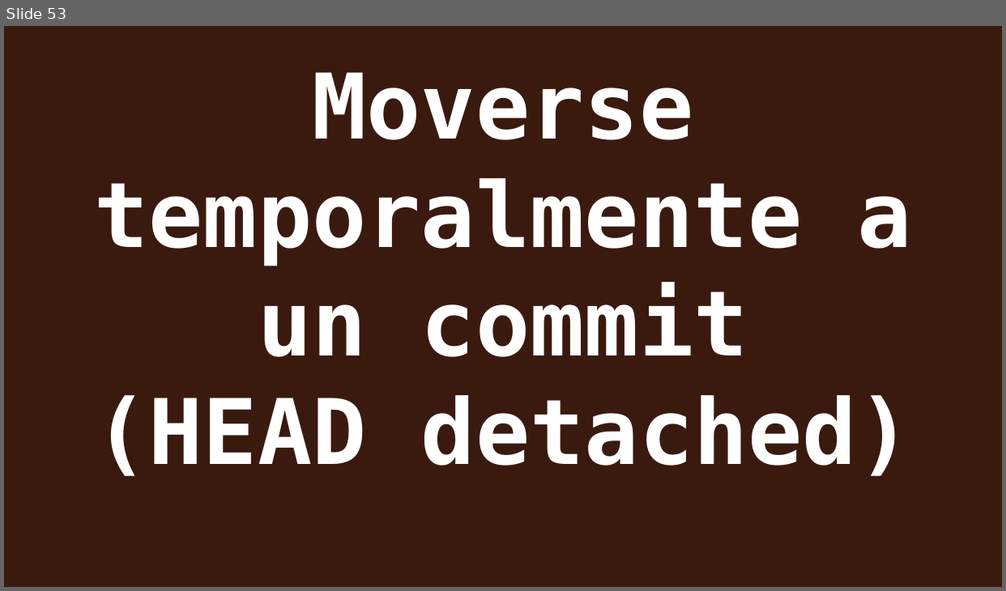
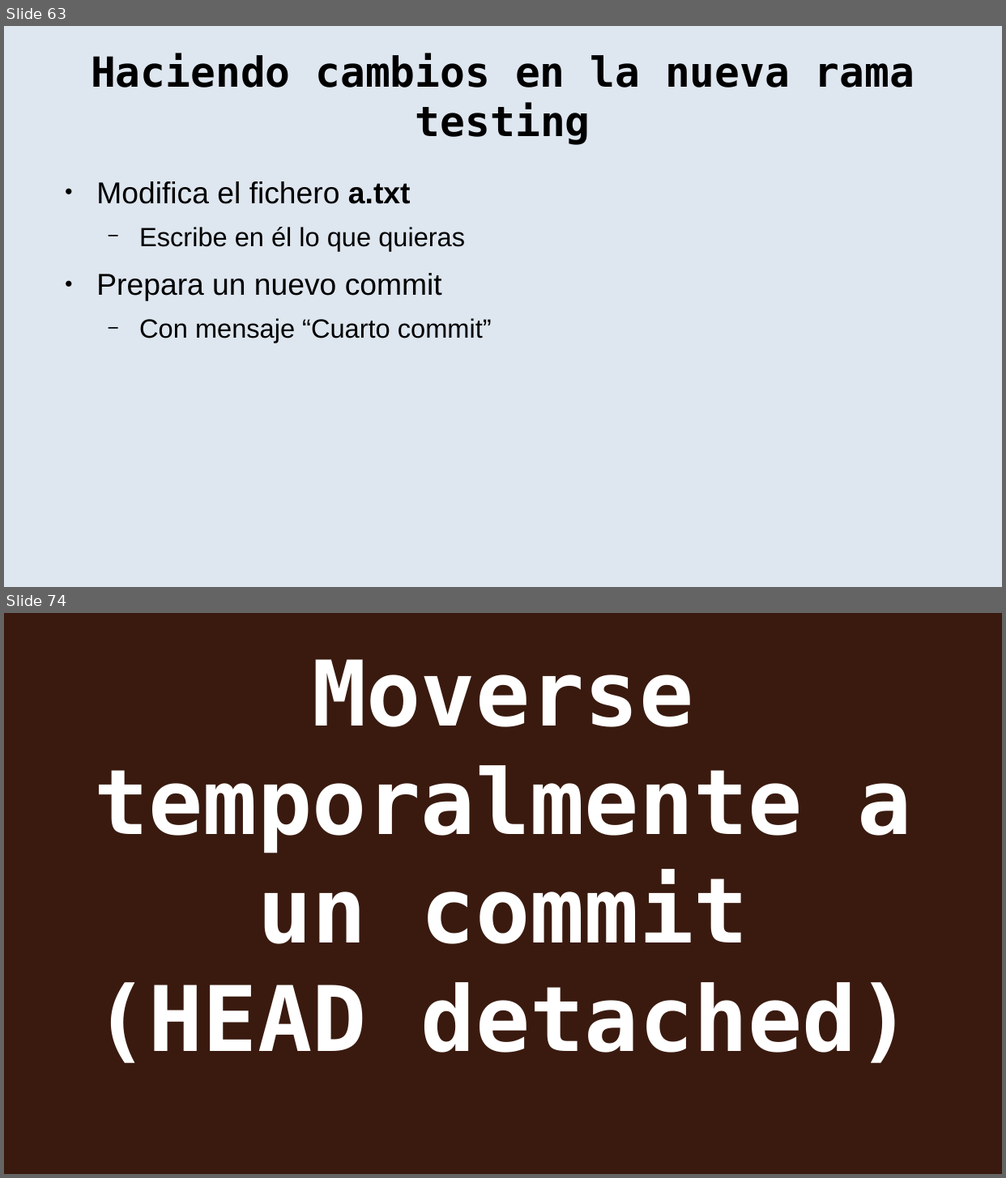
Before and after one commit to rgmf/eed2425, a slide deck: ut/02_control_de_versiones/presentacion/02_git_local.odp. Shown one above the other, each under a label of ours: slide 53 before the commit, slides 63 and 74 after it; the slides between them are not shown. The pictures are 1006x591 and 1006x1178 pixels, drawn with LibreOffice and Linux fonts; fonts in the diff are those of the drawing. Boxes give left, top, right and bottom in pixels: in the first picture for what was removed or moved away, otherwise in the second. Text is boxed around its words. In the diff, an @@ line names an element or a change of style, - is before the commit and + after.

```diff
--- a/ut/02_control_de_versiones/presentacion/02_git_local.odp
+++ b/ut/02_control_de_versiones/presentacion/02_git_local.odp
@@ slide 63 added at bbox=[4, 26, 1002, 587], background #DEE6EF @@
@@ title added at bbox=[91, 54, 914, 145], 33 pt, text #000000, bold @@
+Haciendo cambios en la nueva rama testing
@@ text added at bbox=[96, 182, 492, 343], 21 pt, text #000000 @@
+● Modifica el fichero a.txt
+  − Escribe en él lo que quieras
+● Prepara un nuevo commit
+  − Con mensaje “Cuarto commit”
@@ what was slide 53 is now slide 74 @@
```
Also in this commit, not shown: 7 slides changed, 40 other slides added, 24 other files.
